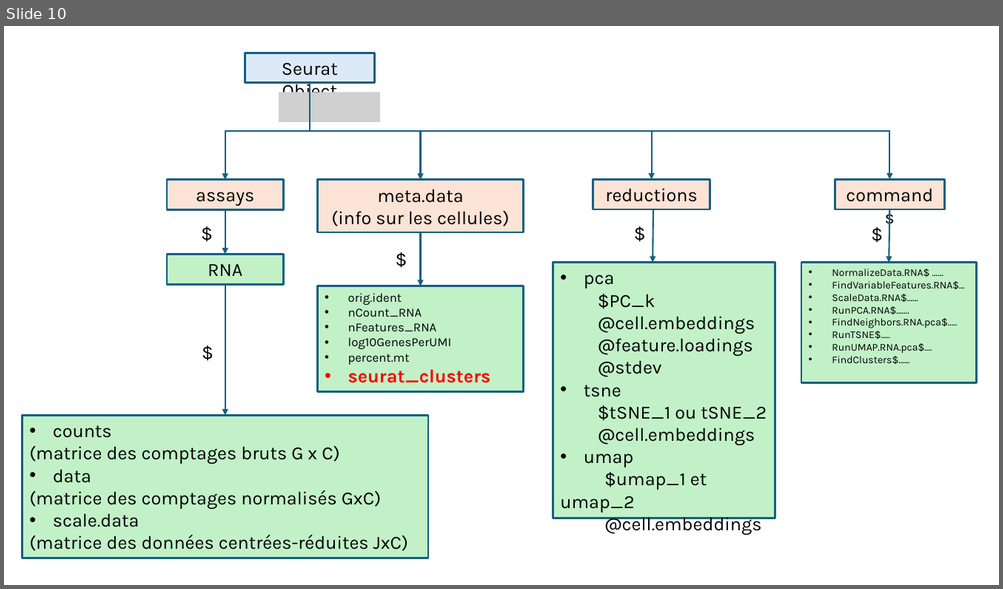
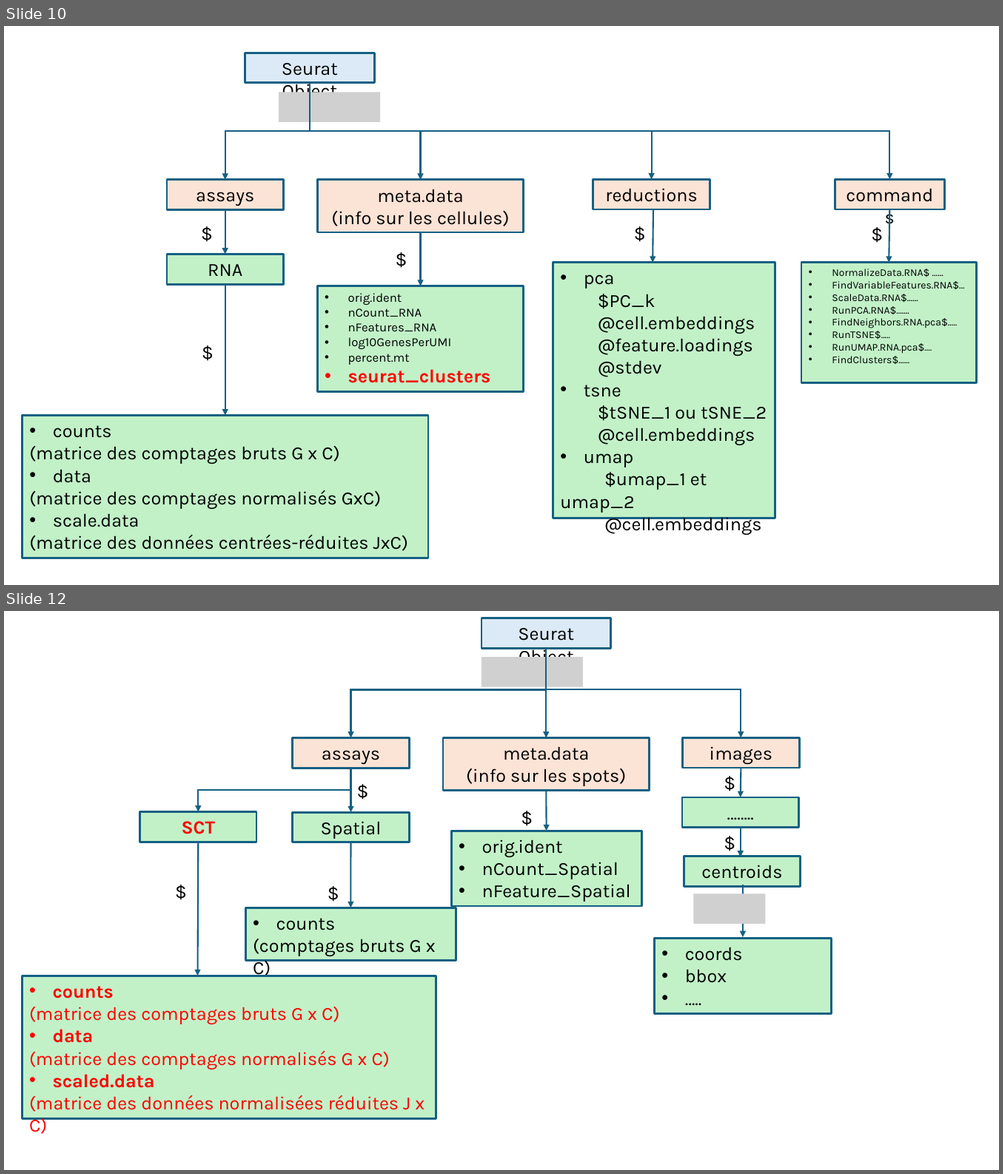
Before and after one commit to rochevin/FormationSeurat, a slide deck: Cours/images/Sources_schemes.pptx. Shown one above the other, each under a label of ours: slide 10 before the commit, slides 10 and 12 after it; the slides between them are not shown. The pictures are 1003x589 and 1003x1174 pixels, drawn with LibreOffice and Linux fonts; fonts in the diff are those of the drawing; grey boxes stand for pictures. Boxes give left, top, right and bottom in pixels: in the first picture for what was removed or moved away, otherwise in the second. Text is boxed around its words. In the diff, an @@ line names an element or a change of style, - is before the commit and + after.

```diff
--- a/Cours/images/Sources_schemes.pptx
+++ b/Cours/images/Sources_schemes.pptx
@@ slide 12 added at (4,611,999,1170), background #FFFFFF @@
@@ group added at (22,618,831,1119): 12 rectangles, 8 arrows, 6 texts, 3 elbow arrows, 2 pictures @@
+Seurat Object
+assays
+meta.data
+(info sur les spots)
+Spatial
+$
+• counts
+(comptages bruts G x C)
+$
+• orig.ident
+• nCount_Spatial
+• nFeature_Spatial
+$
+images
+……..
+$
+centroids
+• coords
+• bbox
+• …..
+$
+SCT
+• counts
+(matrice des comptages bruts G x C)
+• data
+(matrice des comptages normalisés G x C)
+• scaled.data
+(matrice des données normalisées réduites J x C)
+$
```
Also in this commit, not shown: 1 slide changed, 1 other slide added, 5 other files.
